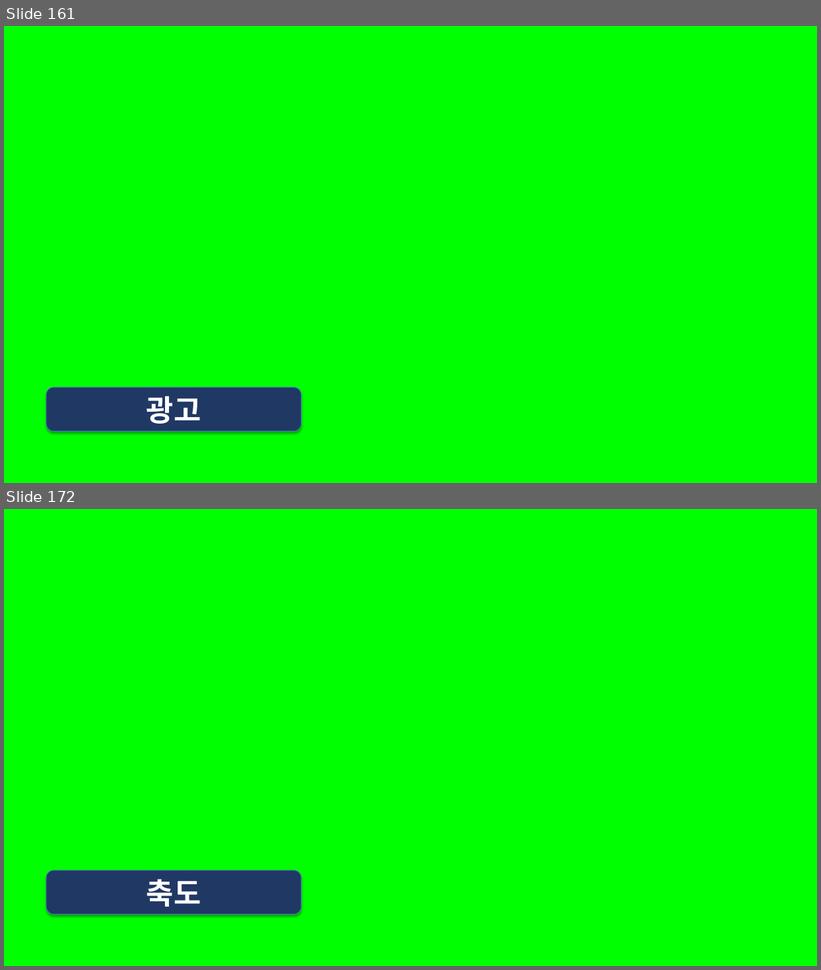
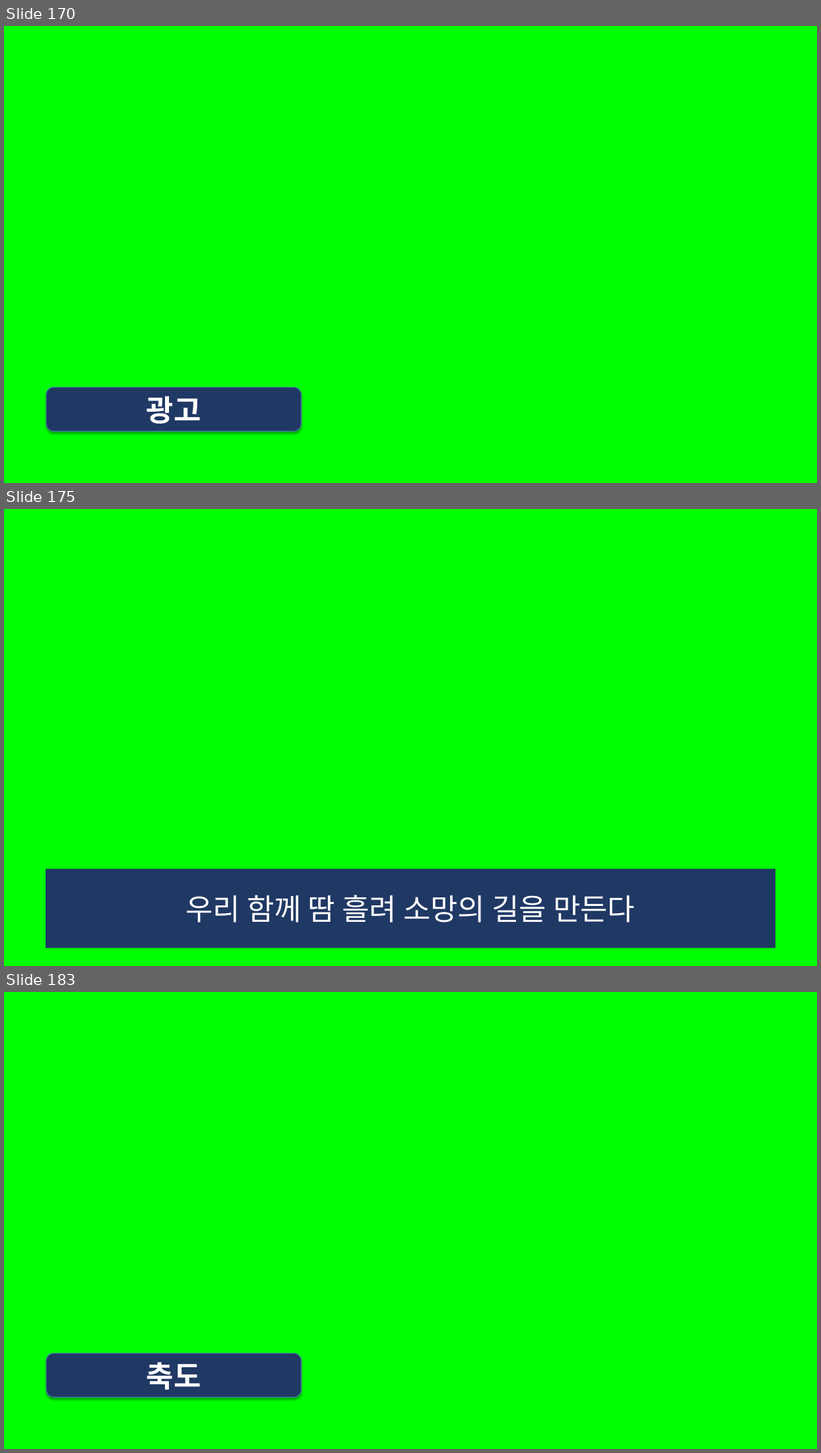
Before and after one commit to whizsavvy/evergreen_church, a slide deck: 2026-02-21_늘푸른교회_.pptx. Shown one above the other, each under a label of ours: slides 161 and 172 before the commit, slides 170, 175 and 183 after it; the slides between them are not shown. The pictures are 821x970 and 821x1453 pixels, drawn with LibreOffice and Linux fonts; fonts in the diff are those of the drawing. Boxes give left, top, right and bottom in pixels: in the first picture for what was removed or moved away, otherwise in the second. Text is boxed around its words. In the diff, an @@ line names an element or a change of style, - is before the commit and + after.

```diff
--- a/2026-02-21_늘푸른교회_.pptx
+++ b/2026-02-21_늘푸른교회_.pptx
@@ slide 175 added at (4, 509, 817, 966), background #00FF00 @@
@@ rectangle added at (46, 869, 776, 949), fill #203864, 35 pt, text #FFFFFF @@
+우리 함께 땀 흘려 소망의 길을 만든다
@@ what was slide 161 is now slide 170 @@
@@ what was slide 172 is now slide 183 @@
```
Also in this commit, not shown: 10 other slides added.
